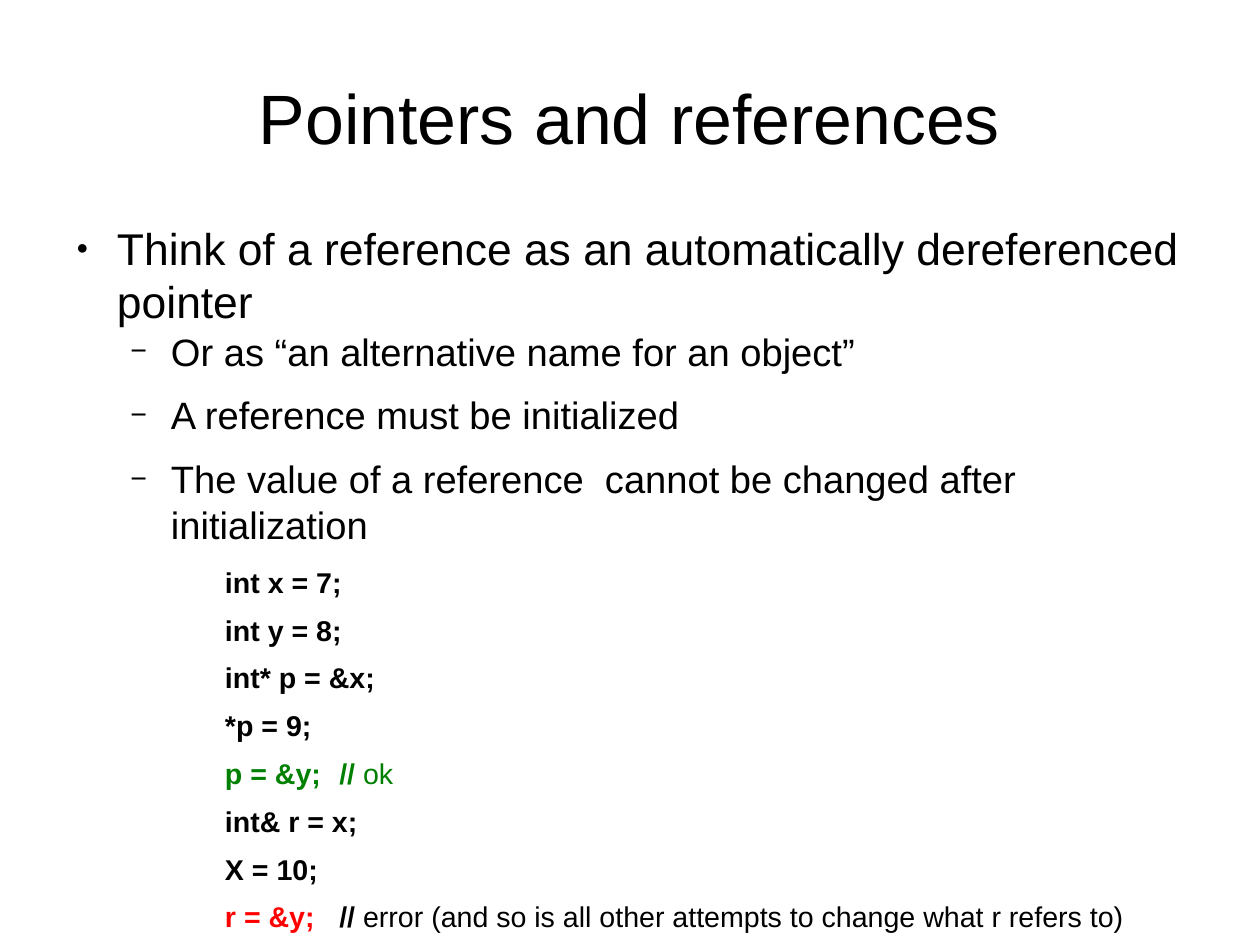
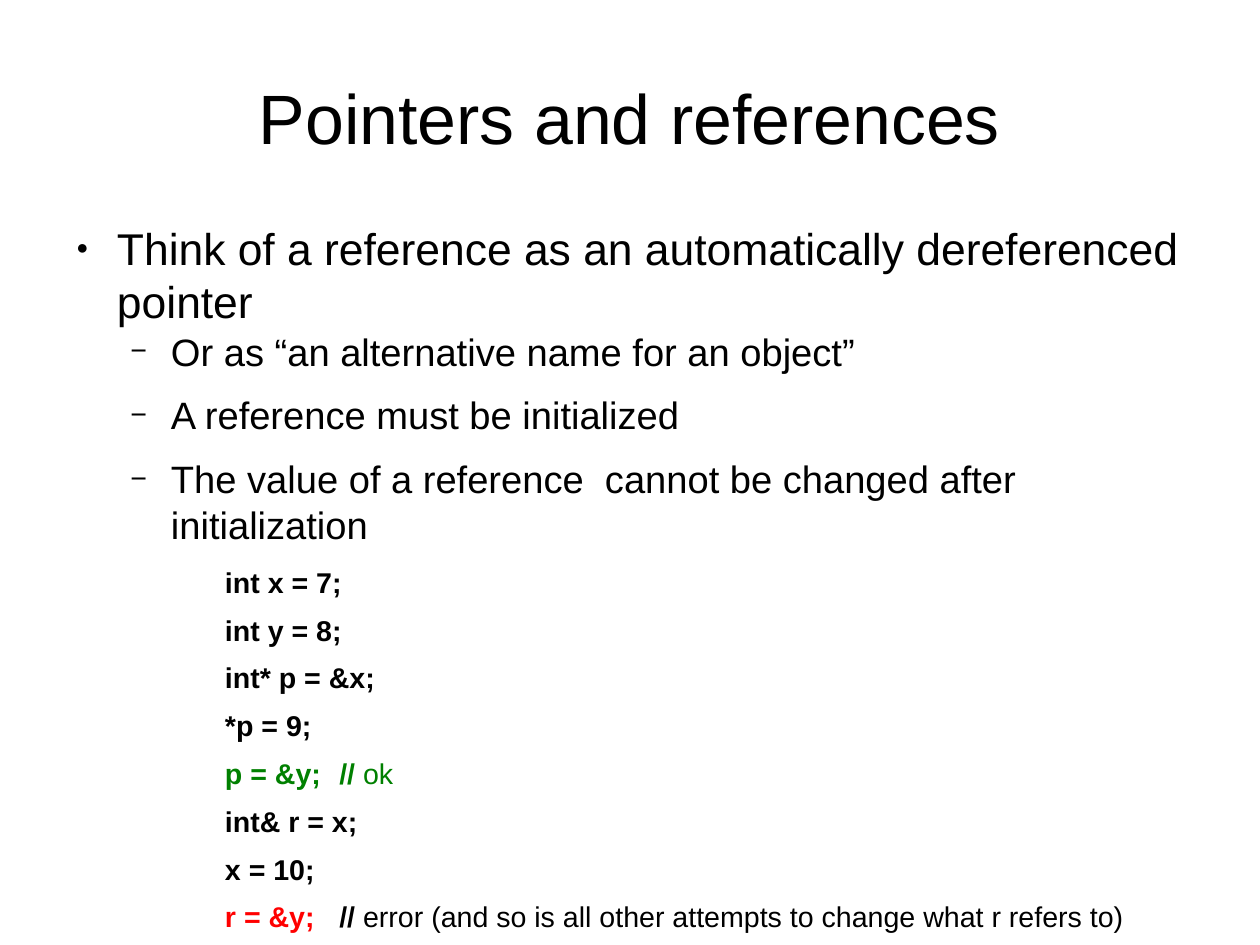
Before and after one commit to kks32/cpp-software-development, a slide deck: slide 20 of Ex7_Pointers_II/Ex7_Pointers-II.odp. Drawn at 1260x945 pixels with LibreOffice and Linux fonts; fonts in the diff are those of the drawing. Boxes give left, top, right and bottom in pixels: in the first picture for what was removed or moved away, otherwise in the second. Text is boxed around its words. In the diff, an @@ line names an element or a change of style, - is before the commit and + after.

Commit message:
Typos Pointers II

```diff
--- a/Ex7_Pointers_II/Ex7_Pointers-II.odp
+++ b/Ex7_Pointers_II/Ex7_Pointers-II.odp
@@ text at <box>225,860,314,885</box>: text changed @@
-    X = 10;
+    x = 10;
```
Also in this commit, not shown: 3 other slides changed, 1 other file.
